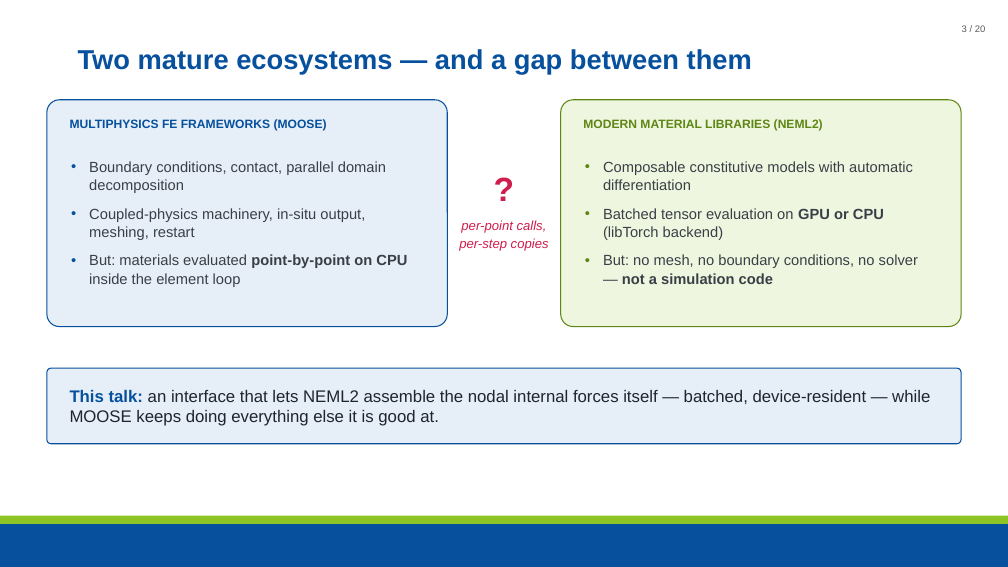
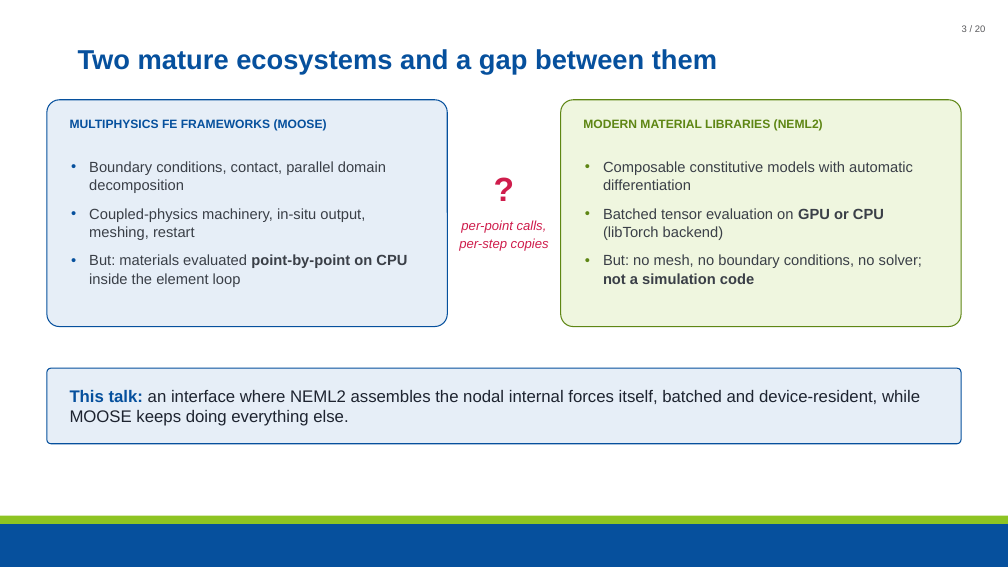
Before and after one commit to maxnezdyur/marlin, a slide deck: slide 3 of examples/impact/slide_assets/WCCM_NEML2_explicit_dynamics_v2.pptx. Drawn at 1008x567 pixels with LibreOffice and Linux fonts; fonts in the diff are those of the drawing; background and template pictures are left out. Boxes give left, top, right and bottom in pixels: in the first picture for what was removed or moved away, otherwise in the second. Text is boxed around its words. In the diff, an @@ line names an element or a change of style, - is before the commit and + after.

```diff
--- a/examples/impact/slide_assets/WCCM_NEML2_explicit_dynamics_v2.pptx
+++ b/examples/impact/slide_assets/WCCM_NEML2_explicit_dynamics_v2.pptx
@@ title at (x1=78, y1=49, x2=717, y2=74): text changed @@
-Two mature ecosystems — and a gap between them
+Two mature ecosystems and a gap between them
@@ text at (x1=603, y1=254, x2=922, y2=284): text changed @@
-• But: no mesh, no boundary conditions, no solver — not a simulation code
+• But: no mesh, no boundary conditions, no solver; not a simulation code
@@ text at (x1=70, y1=390, x2=920, y2=426): text changed @@
-This talk: an interface that lets NEML2 assemble the nodal internal forces itself — batched, device-resident — while MOOSE keeps doing everything else it is good at.
+This talk: an interface where NEML2 assembles the nodal internal forces itself, batched and device-resident, while MOOSE keeps doing everything else.
```
Also in this commit, not shown: 17 other slides changed, 1 other file.
